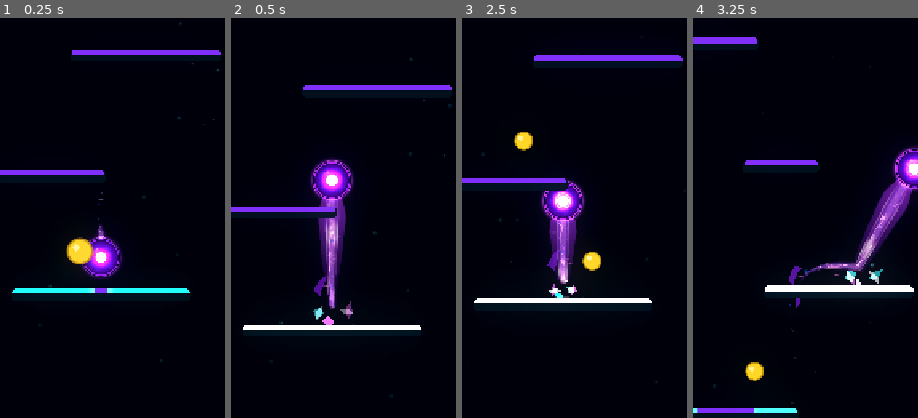
Above: before the commit, frames 1-4 (left to right).
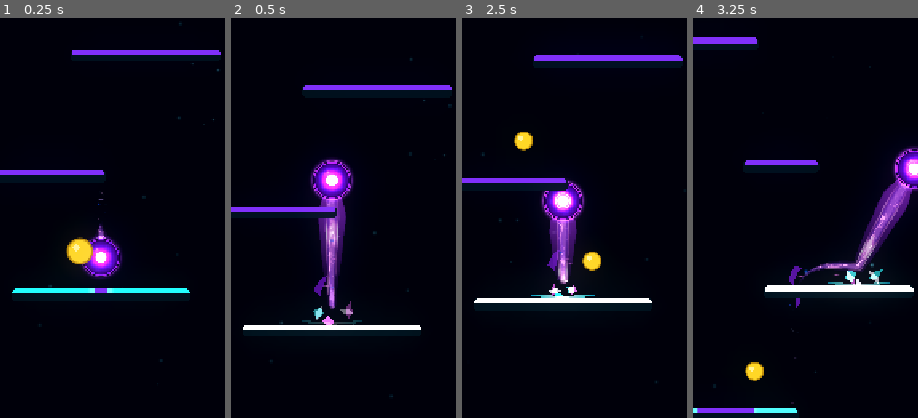
Above: after the commit, the same moments.

Repository: Kryodo/TowerJump
Game: Godot game, scene res://scenes/main.tscn
Two runs of this game, one before a commit and one after it. Both use one fixed random seed, a clock stepped at 60 frames per second and the inputs below.
Inputs (mouse positions are % of the whole screen's width and height, from its top left):
- Up to frame 1 (0.25 s): no input
- Up to frame 2 (0.5 s): no input
- Up to frame 3 (2.5 s): move the mouse to (72, 45) at 0.52 s; hold Right (ui_right) 0.53-1.25 s; click (72, 45) at 0.67 s; drag from (30, 55) to (47, 31) at 1.27 s; click "Nochmal spielen" at 2 s
- Up to frame 4 (3.25 s): move the mouse to (60, 28) at 2.77 s; hold Right (ui_right) from 2.78 s (still down)
The pictures show only the part of the screen within x 28-78%, y 23-73%; the shares and areas given below are measured in that part.

Frame 1 is identical in both runs. In frame 2, 0.1% of the frame differs, in the area x 31-59%, y 75-77%; in frame 3, 0.1%; in frame 4, 0.1%.

Commit message:
Make landing energy streaks more visible

Diff:
--- a/scripts/ball_trail.gd
+++ b/scripts/ball_trail.gd
@@ -1168,7 +1168,9 @@
 	var edge_margin: float = 5.0
 	var available_left: float = maxf(local_contact.x + half_width - edge_margin, 0.0)
 	var available_right: float = maxf(half_width - local_contact.x - edge_margin, 0.0)
-	var local_top_y: float = -float(height_value) * 0.5 + 1.5
+	# Lift the streak just above the platform's top edge so it reads clearly
+	# instead of blending into the cyan rim.
+	var local_top_y: float = -float(height_value) * 0.5 - 1.25
 	var streak_specs: Array[Dictionary] = [
 		{"direction": -1.0, "distance": minf(available_left, 48.0)},
 		{"direction": 1.0, "distance": minf(available_right, 48.0)}
@@ -1183,7 +1185,7 @@
 		streak.name = "LandingSurfaceEnergyStreak"
 		streak.z_as_relative = true
 		streak.z_index = 5
-		streak.width = 3.6
+		streak.width = 5.2
 		streak.antialiased = true
 		streak.joint_mode = Line2D.LINE_JOINT_ROUND
 		streak.begin_cap_mode = Line2D.LINE_CAP_ROUND
@@ -1207,7 +1209,7 @@
 			"grow_duration": 0.115,
 			"travel_distance": travel_distance,
 			"direction": float(spec["direction"]),
-			"base_width": 3.6
+			"base_width": 5.2
 		})
 
 
@@ -1227,9 +1229,11 @@
 		)
 		var travel_distance: float = float(streak_data["travel_distance"])
 		var direction: float = float(streak_data["direction"])
+		# A modest rise as the streak travels outward gives it a more upright,
+		# energized silhouette while keeping it tied to the platform surface.
 		streak.set_point_position(
 			1,
-			Vector2(direction * travel_distance * growth, 0.0)
+			Vector2(direction * travel_distance * growth, -4.0 * growth)
 		)
 
 		var progress: float = clampf(age / maxf(lifetime, 0.001), 0.0, 1.0)
